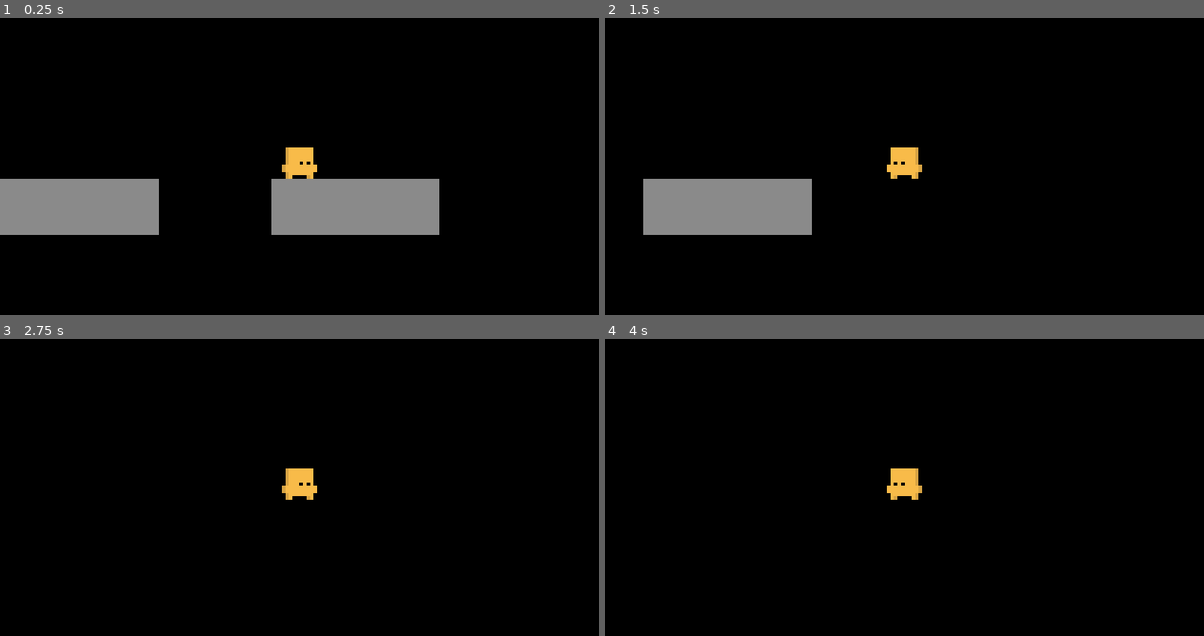
Above: before the commit, frames 1-4 (two rows, left to right).
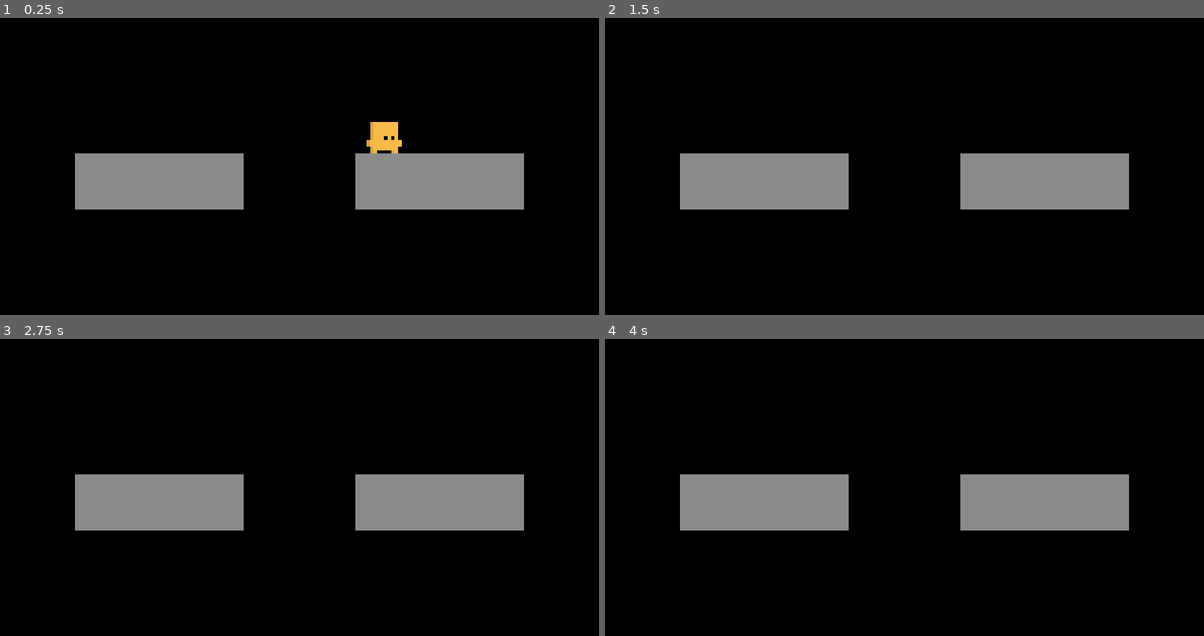
Above: after the commit, the same moments.

Repository: Nhoque3786/cubicalprototype
Game: Godot game, scene res://Levels/Testing Grounds/PlayerTesting.tscn
Same seed, same stepped clock (60 frames per second), same inputs: the game is played once before the commit and once after it. Before the commit the project has no main scene; this scene is started directly in both runs.
Inputs:
- Up to frame 1 (0.25 s): no input
- Up to frame 2 (1.5 s): tap Enter at 0.5 s; hold D (move_right) 0.53-1.28 s; tap Space (jump) at 0.77 s; hold A (move_left) from 1.28 s (still down)
- Up to frame 3 (2.75 s): tap Space (jump) at 1.52 s; release A (move_left) at 2.03 s; hold D (move_right) from 2.03 s (still down)
- Up to frame 4 (4 s): tap Space (jump) at 2.75, 3.02, 3.77 s; tap Enter at 3.5 s; release D (move_right) at 3.53 s; hold A (move_left) from 3.53 s (still down)

The runs differ from the first frame. In frame 1, 16% of the frame differs, in the area x 0-88%, y 35-74%; in frame 2, 12%; in frame 3, 11%; in frame 4, 11%.

Commit message:
Refactor: Improve horizontal movement logic, integrate screen-aligned direction handling, and rebuild velocity calculations. Update smooth camera with adjustable speed. Set main scene to PlayerTesting, switch physics engine to GodotPhysics, and mark camera smoothing as complete in TODO.

Diff:
--- a/Levels/Testing Grounds/PlayerTesting.tscn
+++ b/Levels/Testing Grounds/PlayerTesting.tscn
@@ -24,8 +24,9 @@
 "cells": PackedInt32Array(1, 3, 0, 2, 3, 0, 3, 3, 0, 3, 2, 0, 3, 1, 0, 65534, 65534, 0, 65533, 65534, 0, 65532, 65534, 0, 65532, 65535, 0, 65532, 0, 0)
 }
 
-[node name="Cubic" parent="." unique_id=1993453551 instance=ExtResource("3_7d0ke")]
+[node name="Cubic" parent="Level" unique_id=1993453551 instance=ExtResource("3_7d0ke")]
 transform = Transform3D(1, 0, 0, 0, 1, 0, 0, 0, 1, 1.5062774, 1.4511102, 3.4910345)
+
 
 [node name="Enviroment" type="WorldEnvironment" parent="." unique_id=1317213428]
 environment = SubResource("Environment_18icj")
--- a/Things/Camera/Script/camera.gd
+++ b/Things/Camera/Script/camera.gd
@@ -4,6 +4,7 @@
 @export var angle : float = 0.0
 @export var radius : float = 5
 @export var height : float = 0.0
+@export var smooth_speed : float = 8.0
 #TODO: add camera controls with R Stick/WASD/Mouse
 func _ready() -> void:
 	process_mode = PROCESS_MODE_ALWAYS
@@ -12,13 +13,23 @@
 		print("No camera target, focusing on origin instead!")
 		return
 
-func _process(_delta: float) -> void:
+	# Initial rotation setup
+	var rad: float = deg_to_rad(angle)
+	var offset: Vector3 = Vector3(sin(rad) * radius, height, cos(rad) * radius)
+	global_position = target.global_position + offset
+	look_at(target.global_position, Vector3.UP)
+
+func _process(delta: float) -> void:
 	if target == null:
 		return
 
 	var rad: float = deg_to_rad(angle)
 	var offset: Vector3 = Vector3(sin(rad) * radius, height, cos(rad) * radius)
-	global_position = target.global_position + offset
+	var target_pos: Vector3 = target.global_position + offset
 
-	look_at(target.global_position, Vector3.UP)
+	if smooth_speed > 0:
+		global_position = global_position.lerp(target_pos, smooth_speed * delta)
+	else:
+		global_position = target_pos
+
 	return
--- a/Things/Hyprcore/Hyprcore.gd
+++ b/Things/Hyprcore/Hyprcore.gd
@@ -92,8 +92,11 @@
 	get_tree().paused = false
 	await get_tree().physics_frame
 
-	if player != null and player_level_position != null:
-		player.global_position = level_node.to_global(player_level_position)
+	# If the player is NOT a child of level_node, we must manually move them
+	# to their new global position after the rotation.
+	if player != null and player.get_parent() != level_node:
+		if player_level_position != null:
+			player.global_position = level_node.to_global(player_level_position)
 
 	snap_to_grid(player)
 	is_rotating = false
--- a/Things/Player/Internals/player.gd
+++ b/Things/Player/Internals/player.gd
@@ -106,16 +106,46 @@
 	return null
 
 func _handle_horizontal_movement(input_h: float, delta: float) -> void:
+	var move_dir := _get_screen_horizontal_dir()
+
+	# Get current horizontal velocity by projecting global velocity onto move_dir
+	var current_h_vel := velocity.dot(move_dir)
+
 	if input_h != 0:
-		velocity.x = move_toward(velocity.x, input_h * speed, acceleration * delta)
+		current_h_vel = move_toward(current_h_vel, input_h * speed, acceleration * delta)
 	else:
-		velocity.x = move_toward(velocity.x, 0.0, friction * delta)
+		current_h_vel = move_toward(current_h_vel, 0.0, friction * delta)
 
-	velocity.z = 0.0
+	# Reconstruct velocity: (horizontal * dir) + (vertical * UP)
+	# This automatically zeroes out "depth" velocity relative to the current plane
+	velocity = (move_dir * current_h_vel) + (Vector3.UP * velocity.y)
 
 func _apply_friction(delta: float) -> void:
-	velocity.x = move_toward(velocity.x, 0.0, friction * delta)
-	velocity.z = 0.0
+	var move_dir := _get_screen_horizontal_dir()
+	var current_h_vel := velocity.dot(move_dir)
+
+	current_h_vel = move_toward(current_h_vel, 0.0, friction * delta)
+	velocity = (move_dir * current_h_vel) + (Vector3.UP * velocity.y)
+
+func _get_screen_horizontal_dir() -> Vector3:
+	var cam := get_viewport().get_camera_3d()
+	if not cam: return Vector3.RIGHT
+
+	# What direction is "Right" on the screen in global space?
+	var screen_right := cam.global_transform.basis.x
+	screen_right.y = 0
+	screen_right = screen_right.normalized()
+
+	# Since we are a child of Level, we want to move along whichever
+	# of the Level's local axes (X or Z) currently looks "Right" on screen.
+	var local_x := global_transform.basis.x
+	var local_z := global_transform.basis.z
+
+	# Pick the axis that aligns best with screen_right
+	if abs(local_x.dot(screen_right)) > abs(local_z.dot(screen_right)):
+		return local_x * sign(local_x.dot(screen_right))
+	else:
+		return local_z * sign(local_z.dot(screen_right))
 
 func _apply_gravity(delta: float) -> void:
 	velocity.y -= gravity * delta
--- a/project.godot
+++ b/project.godot
@@ -11,6 +11,7 @@
 [application]
 
 config/name="Cubical Prototype"
+run/main_scene="res://Levels/Testing Grounds/PlayerTesting.tscn"
 config/features=PackedStringArray("4.6", "GL Compatibility")
 boot_splash/bg_color=Color(0.21960784, 0.7058824, 1, 1)
 boot_splash/image="uid://cidfeuejcbte1"
@@ -53,7 +54,7 @@
 
 [physics]
 
-3d/physics_engine="Jolt Physics"
+3d/physics_engine="GodotPhysics"
 
 [rendering]
 
Not shown, changed: TODO.md
